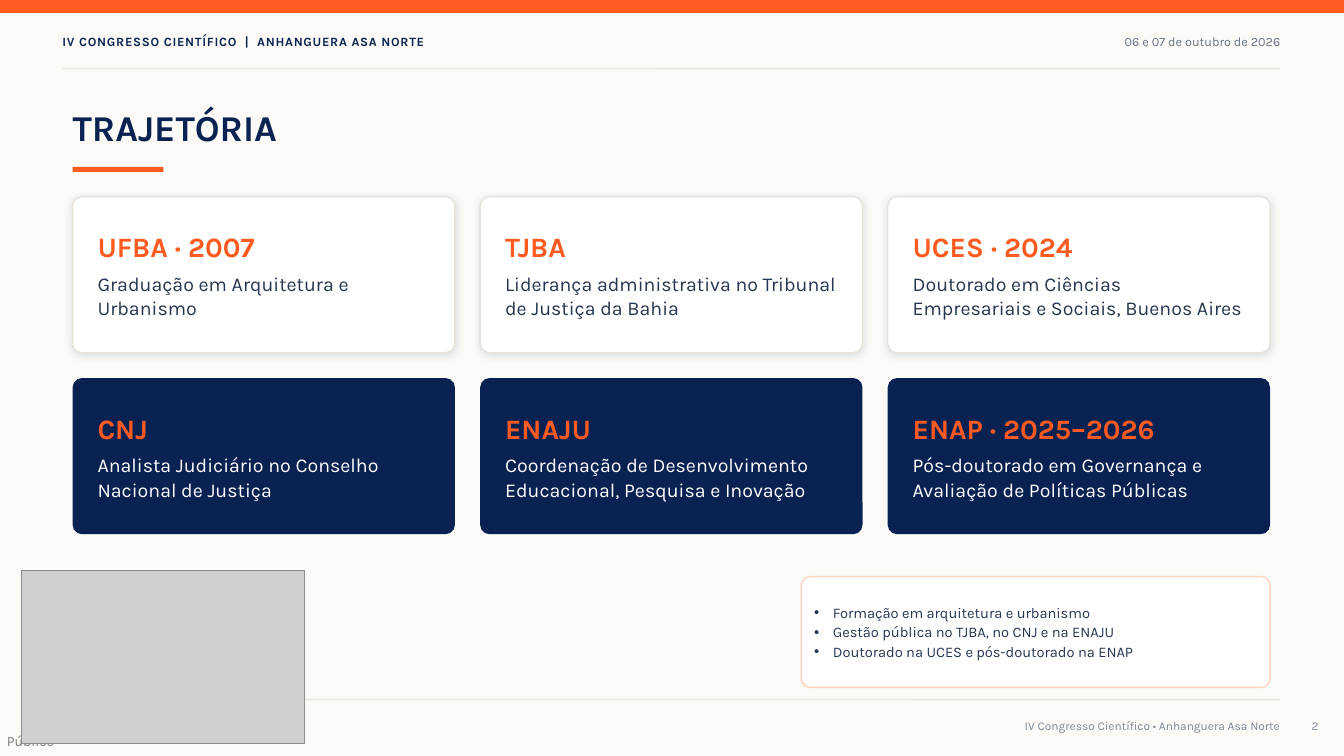
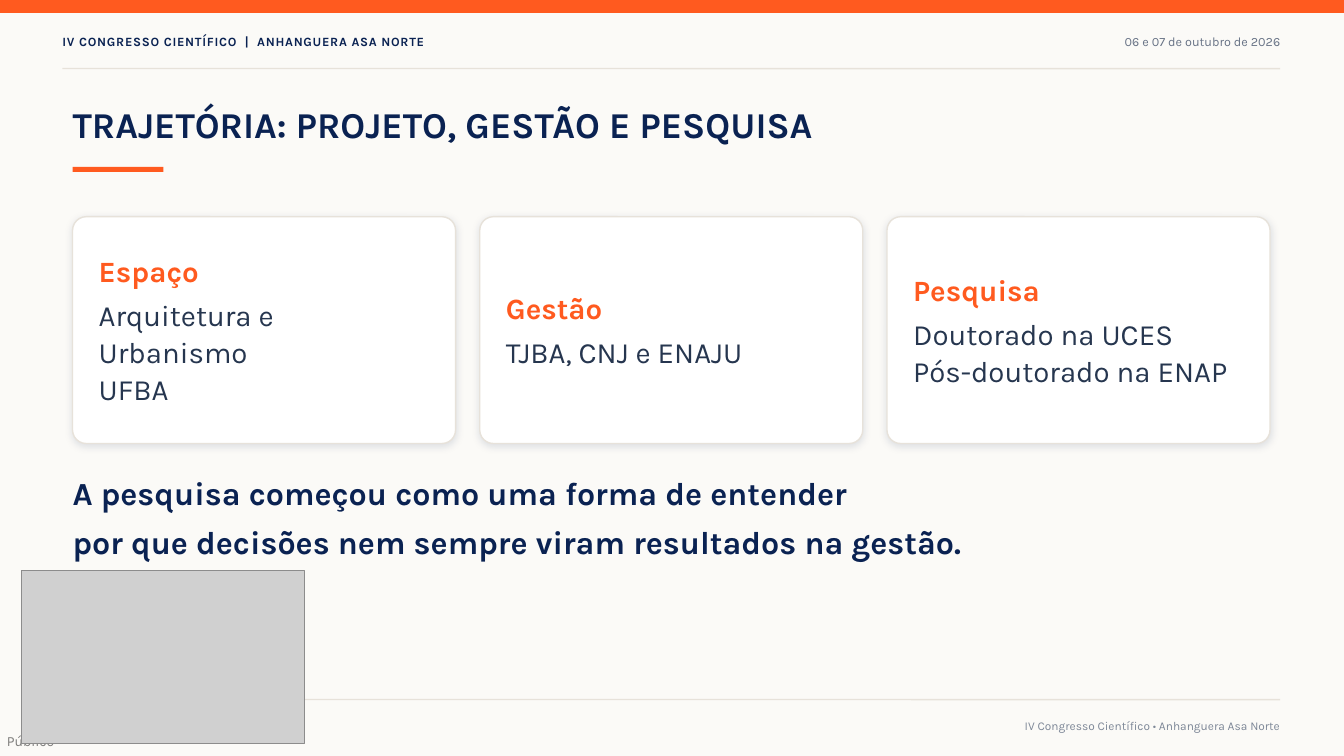
Before and after one commit to cnj-proj-icm/apresenta-o-anhanguera, a slide deck: slide 3 of Palestra_Igor_Caires_Machado_IV_Congresso.pptx (slide 2 before the commit). Drawn at 1344x756 pixels with LibreOffice and Linux fonts; fonts in the diff are those of the drawing; grey boxes stand for pictures. Boxes give left, top, right and bottom in pixels: in the first picture for what was removed or moved away, otherwise in the second. Text is boxed around its words. In the diff, an @@ line names an element or a change of style, - is before the commit and + after.

```diff
--- a/Palestra_Igor_Caires_Machado_IV_Congresso.pptx
+++ b/Palestra_Igor_Caires_Machado_IV_Congresso.pptx
@@ text at (73,105,813,145): text changed @@
-TRAJETÓRIA
+TRAJETÓRIA: PROJETO, GESTÃO E PESQUISA
@@ rounded rectangle "Espaço": place and size @@
-rounded rectangle "Espaço" at (73,197,455,353)
+rounded rectangle "Espaço" at (73,217,456,444)
@@ rounded rectangle "Gestão": place and size @@
-rounded rectangle "Gestão" at (480,197,862,353)
+rounded rectangle "Gestão" at (480,217,863,444)
@@ rounded rectangle "Pesquisa": place and size @@
-rounded rectangle "Pesquisa" at (888,197,1270,353)
+rounded rectangle "Pesquisa" at (887,217,1270,444)
@@ text in rounded rectangle at (99,263,274,401): text changed; size 14 to 21 pt @@
-UFBA · 2007
-Graduação em Arquitetura e Urbanismo
+Espaço
+Arquitetura e Urbanismo
+UFBA
@@ text in rounded rectangle at (506,298,743,366): text changed; size 14 to 21 pt @@
-TJBA
-Liderança administrativa no Tribunal de Justiça da Bahia
+Gestão
+TJBA, CNJ e ENAJU
@@ text in rounded rectangle at (913,280,1228,383): text changed; size 14 to 21 pt @@
-UCES · 2024
-Doutorado em Ciências Empresariais e Sociais, Buenos Aires
+Pesquisa
+Doutorado na UCES
+Pós-doutorado na ENAP
@@ rounded rectangle removed at (73,378,455,534) @@
-CNJ
-Analista Judiciário no Conselho Nacional de Justiça
@@ rounded rectangle removed at (480,378,862,534) @@
-ENAJU
-Coordenação de Desenvolvimento Educacional, Pesquisa e Inovação
@@ rounded rectangle removed at (888,378,1270,534) @@
-ENAP · 2025–2026
-Pós-doutorado em Governança e Avaliação de Políticas Públicas
@@ text added at (73,482,961,562), 23 pt, text #0A2252, bold @@
+A pesquisa começou como uma forma de entender
+por que decisões nem sempre viram resultados na gestão.
@@ rounded rectangle removed at (802,577,1270,688) @@
-• Formação em arquitetura e urbanismo
-• Gestão pública no TJBA, no CNJ e na ENAJU
-• Doutorado na UCES e pós-doutorado na ENAP
@@ page number removed at (1312,722,1319,730) @@
-2
```
Also in this commit, not shown: 12 other slides changed, 11 slides added, 10 slides removed, 21 other files.
